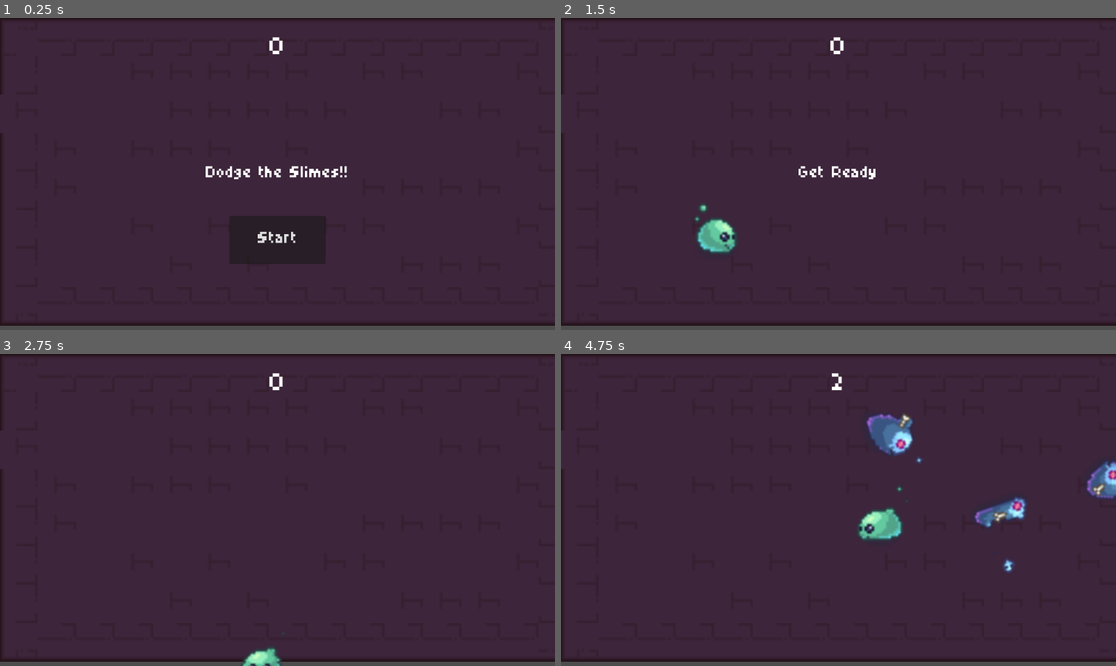
Above: before the commit, frames 1-4 (two rows, left to right).
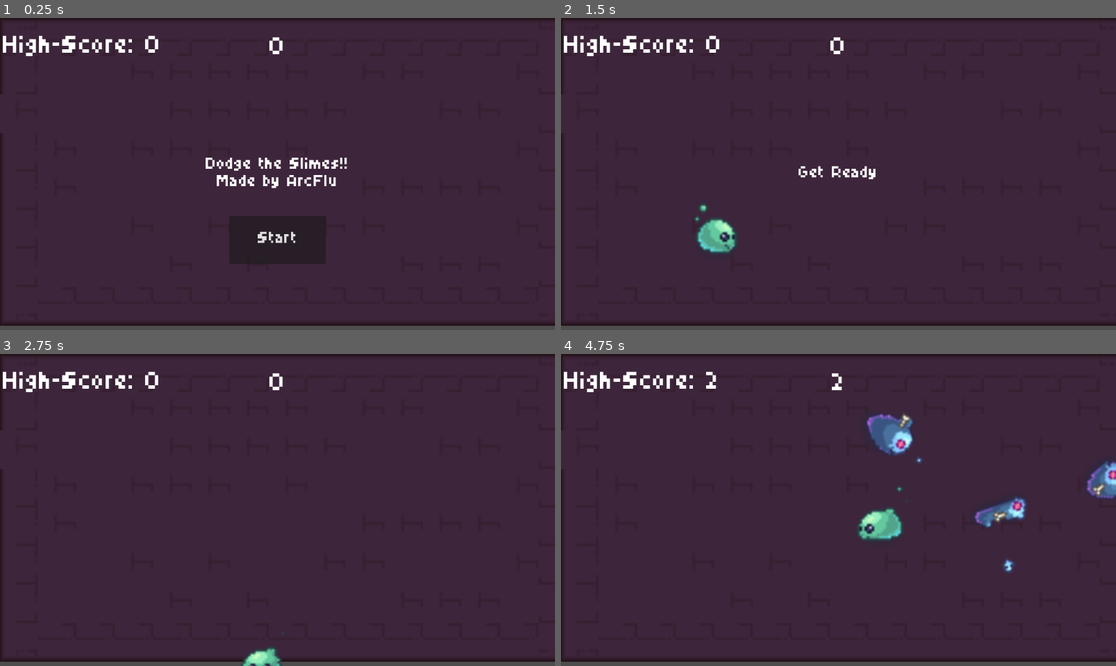
Above: after the commit, the same moments.

Repository: ArcFlu/dodge-the-slime
Game: Godot game, scene res://main.tscn
The game is run twice, just before and just after one commit, with the same random seed, the same clock (stepped at 60 frames per second) and the same inputs.
Inputs:
- Up to frame 1 (0.25 s): no input
- Up to frame 2 (1.5 s): click "Start" at 0.5 s; hold Right (move_right) from 1.28 s (still down)
- Up to frame 3 (2.75 s): release Right (move_right) at 2.03 s; hold Down (move_down) from 2.03 s (still down)
- Up to frame 4 (4.75 s): release Down (move_down) at 2.78 s; hold Right (move_right) 2.78-3.53 s; hold Up (move_up) 3.53-4.28 s; hold Left (move_left) from 4.28 s (still down)

The runs differ from the first frame. In frame 1, 1.8% of the frame differs, in the area x 0-63%, y 5-55%; in frame 2, 0.7%; in frame 3, 0.7%; in frame 4, 0.7%.

Commit message:
High_Scores

Diff:
--- a/hud.gd
+++ b/hud.gd
@@ -23,7 +23,7 @@
 	# Wait until the MessageTimer has counted down.
 	await $MessageTimer.timeout
 
-	$Message.text = "Dodge the Slimes!!"
+	$Message.text = "Dodge the Slimes!! \nMade by ArcFlu"
 	$Message.show()
 	# Make a one-shot timer and wait for it to finish.
 	await get_tree().create_timer(1.0).timeout
@@ -32,6 +32,9 @@
 func update_score(score):
 	$ScoreLabel.text = str(score)
 
+func update_high_score(score):
+	$HighScoreLabel.text = 'High-Score: ' + str(score)
+
 func _on_start_button_pressed():
 	$StartButton.hide()
 	start_game.emit()
--- a/hud.tscn
+++ b/hud.tscn
@@ -1,7 +1,13 @@
-[gd_scene load_steps=3 format=3 uid="uid://vwdg5intlcdw"]
+[gd_scene load_steps=5 format=3 uid="uid://vwdg5intlcdw"]
 
 [ext_resource type="FontFile" uid="uid://b1shi2d28l0mb" path="res://assets/Ant Party.ttf" id="1_37p78"]
 [ext_resource type="Script" uid="uid://jcanmhe70ege" path="res://hud.gd" id="1_64ctp"]
+
+[sub_resource type="InputEventAction" id="InputEventAction_64ctp"]
+action = &"start_game"
+
+[sub_resource type="Shortcut" id="Shortcut_8sq4i"]
+events = [SubResource("InputEventAction_64ctp")]
 
 [node name="HUD" type="CanvasLayer"]
 script = ExtResource("1_64ctp")
@@ -38,7 +44,8 @@
 size_flags_horizontal = 4
 theme_override_fonts/font = ExtResource("1_37p78")
 theme_override_font_sizes/font_size = 32
-text = "Dodge the Slimes!!"
+text = "Dodge the Slimes!!
+Made by ArcFlu"
 horizontal_alignment = 1
 vertical_alignment = 1
 autowrap_mode = 2
@@ -57,11 +64,22 @@
 grow_vertical = 0
 theme_override_fonts/font = ExtResource("1_37p78")
 theme_override_font_sizes/font_size = 32
+shortcut = SubResource("Shortcut_8sq4i")
 text = "Start"
 
 [node name="MessageTimer" type="Timer" parent="."]
 wait_time = 2.0
 one_shot = true
 
+[node name="HighScoreLabel" type="Label" parent="."]
+offset_left = 6.0
+offset_top = 37.0
+offset_right = 301.0
+offset_bottom = 86.0
+size_flags_vertical = 0
+theme_override_fonts/font = ExtResource("1_37p78")
+theme_override_font_sizes/font_size = 48
+text = "High-Score: 0"
+
 [connection signal="pressed" from="StartButton" to="." method="_on_start_button_pressed"]
 [connection signal="timeout" from="MessageTimer" to="." method="_on_message_timer_timeout"]
--- a/main.gd
+++ b/main.gd
@@ -1,34 +1,50 @@
 extends Node
 
 @export var mob_scene: PackedScene
-var score
+var score: int = 0
+var high_score: int = load_high_score()
 
-# Called when the node enters the scene tree for the first time.
+func save_high_score(score):
+	var file = FileAccess.open("user://high_score.save", FileAccess.WRITE)
+	if file:
+		file.store_var(score)
+		file.close()
+
+func load_high_score() -> int:
+	if FileAccess.file_exists("user://high_score.save"):
+		var file = FileAccess.open("user://high_score.save", FileAccess.READ)
+		if file:
+			var score = file.get_var()
+			file.close()
+			return score
+	return 0  # Default if no file exists
+
 func _ready() -> void:
-	pass
+	if score > high_score:
+		high_score = score
+		$HUD.update_high_score(high_score)
+		save_high_score(score)
+	$BGM.play()
 
 # Called every frame. 'delta' is the elapsed time since the previous frame.
 func _process(delta: float) -> void:
 	pass
 
-
 func game_over():
 	$BGM.stop()
 	$HUD.show_game_over()
 	$ScoreTimer.stop()
-	$DeathSound.pitch_scale = randf_range(0.9, 1.1)
-	for i in range(10):
+	for i in range(20):
 		var sound = $DeathSound.duplicate()
 		add_child(sound)
-		sound.pitch_scale = randf_range(0.9, 1.1)
+		sound.pitch_scale = randf_range(0.8, 1.4)
 		sound.play()
-		await get_tree().create_timer(2)
-
-
-
+		await get_tree().create_timer(.2).timeout
 
 func new_game():
-	$BGM.play()
+	$DeathSound.stop()
+	if !$BGM.playing:
+		$BGM.play()
 	get_tree().call_group("mobs", "queue_free")
 	score = 0
 	$HUD.update_score(score)
@@ -65,6 +81,9 @@
 func _on_score_timer_timeout():
 	score += 1
 	$HUD.update_score(score)
+	if score > high_score:
+		high_score = score
+		$HUD.update_high_score(high_score)
 
 func _on_start_timer_timeout():
 	$MobTimer.start()
--- a/project.godot
+++ b/project.godot
@@ -42,6 +42,12 @@
 "events": [Object(InputEventKey,"resource_local_to_scene":false,"resource_name":"","device":-1,"window_id":0,"alt_press …(195 unchanged characters)…
 ]
 }
+start_game={
+"deadzone": 0.2,
+"events": [Object(InputEventKey,"resource_local_to_scene":false,"resource_name":"","device":-1,"window_id":0,"alt_pressed":false,"shift_pressed":false,"ctrl_pressed":false,"meta_pressed":false,"pressed":false,"keycode":0,"physical_keycode":4194309,"key_label":0,"unicode":0,"location":0,"echo":false,"script":null)
+, Object(InputEventKey,"resource_local_to_scene":false,"resource_name":"","device":-1,"window_id":0,"alt_pressed":false,"shift_pressed":false,"ctrl_pressed":false,"meta_pressed":false,"pressed":false,"keycode":0,"physical_keycode":32,"key_label":0,"unicode":32,"location":0,"echo":false,"script":null)
+]
+}
 
 [rendering]
 
